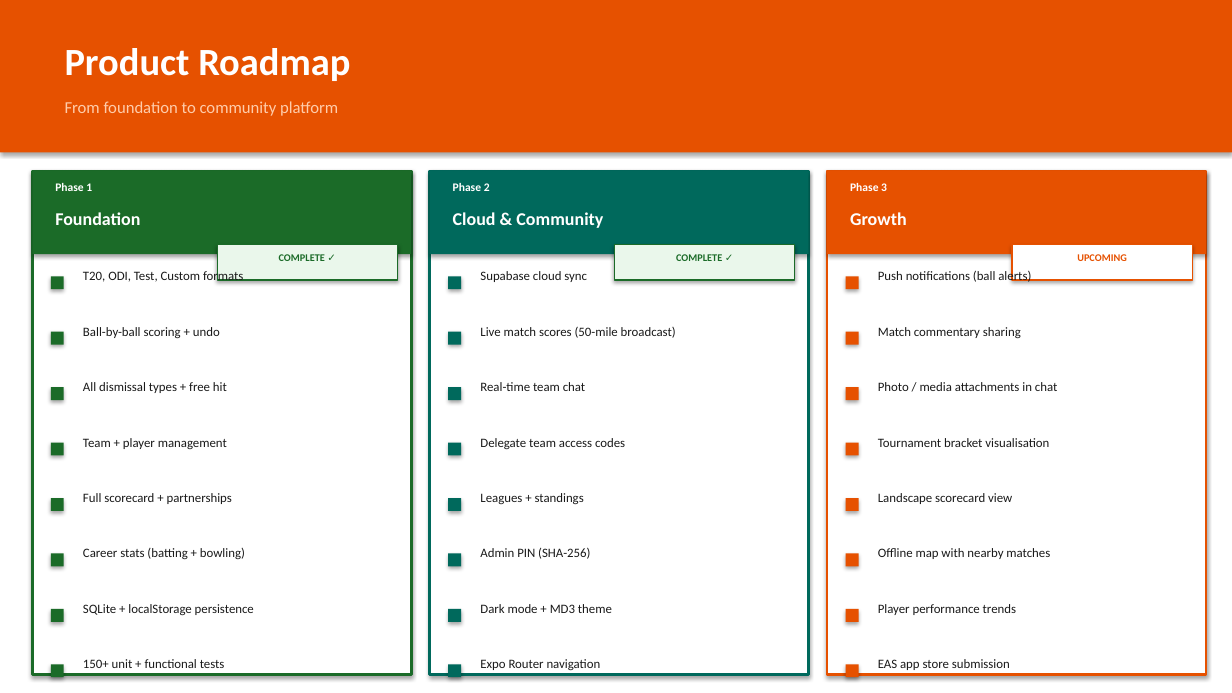
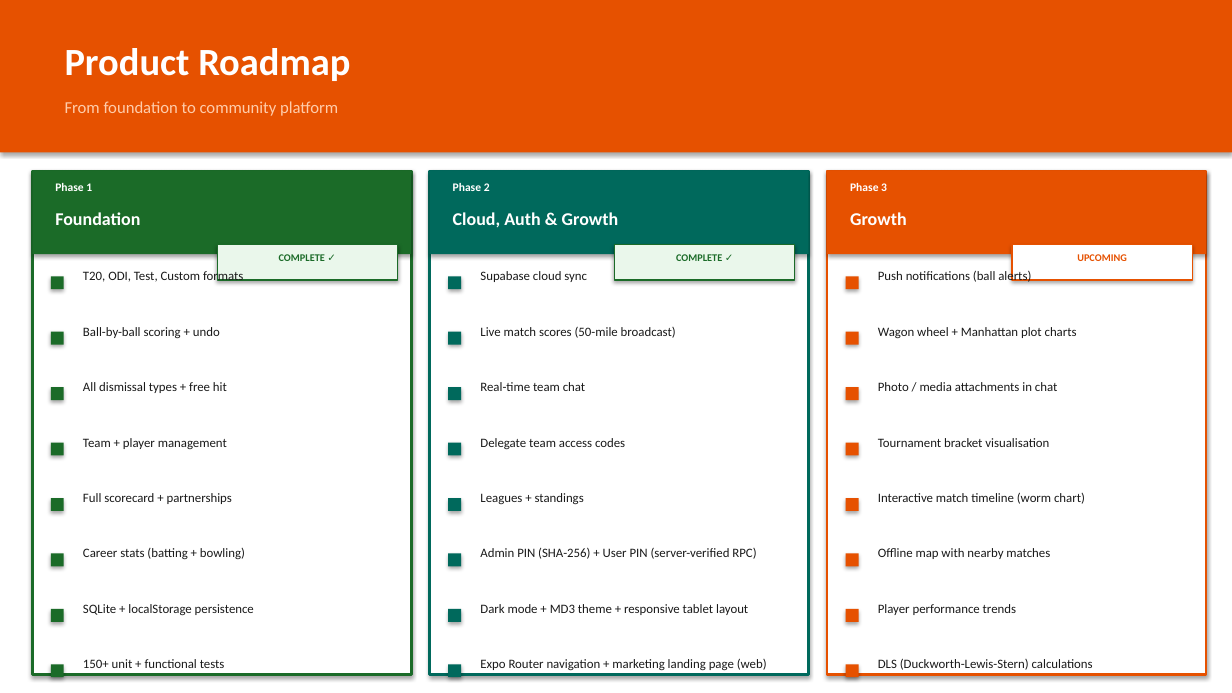
Before and after one commit to mrkalakota-repo/CricketScoringPro, a slide deck: slide 12 of docs/GullyCricketScorer_Executive.pptx. Drawn at 1232x693 pixels with LibreOffice and Linux fonts; fonts in the diff are those of the drawing. Boxes give left, top, right and bottom in pixels: in the first picture for what was removed or moved away, otherwise in the second. Text is boxed around its words. In the diff, an @@ line names an element or a change of style, - is before the commit and + after.

```diff
--- a/docs/GullyCricketScorer_Executive.pptx
+++ b/docs/GullyCricketScorer_Executive.pptx
@@ text at <box>453,212,619,228</box>: text changed @@
-Cloud & Community
+Cloud, Auth & Growth
@@ text at <box>878,327,1077,338</box>: text changed @@
-Match commentary sharing
+Wagon wheel + Manhattan plot charts
@@ text at <box>878,493,1085,504</box>: text changed @@
-Landscape scorecard view
+Interactive match timeline (worm chart)
@@ text at <box>480,548,756,559</box>: text changed @@
-Admin PIN (SHA-256)
+Admin PIN (SHA-256) + User PIN (server-verified RPC)
@@ text at <box>480,604,748,615</box>: text changed @@
-Dark mode + MD3 theme
+Dark mode + MD3 theme + responsive tablet layout
@@ text at <box>480,659,767,670</box>: text changed @@
-Expo Router navigation
+Expo Router navigation + marketing landing page (web)
@@ text at <box>878,659,1093,670</box>: text changed @@
-EAS app store submission
+DLS (Duckworth-Lewis-Stern) calculations
```
Also in this commit, not shown: 5 other slides changed, 4 other files.
